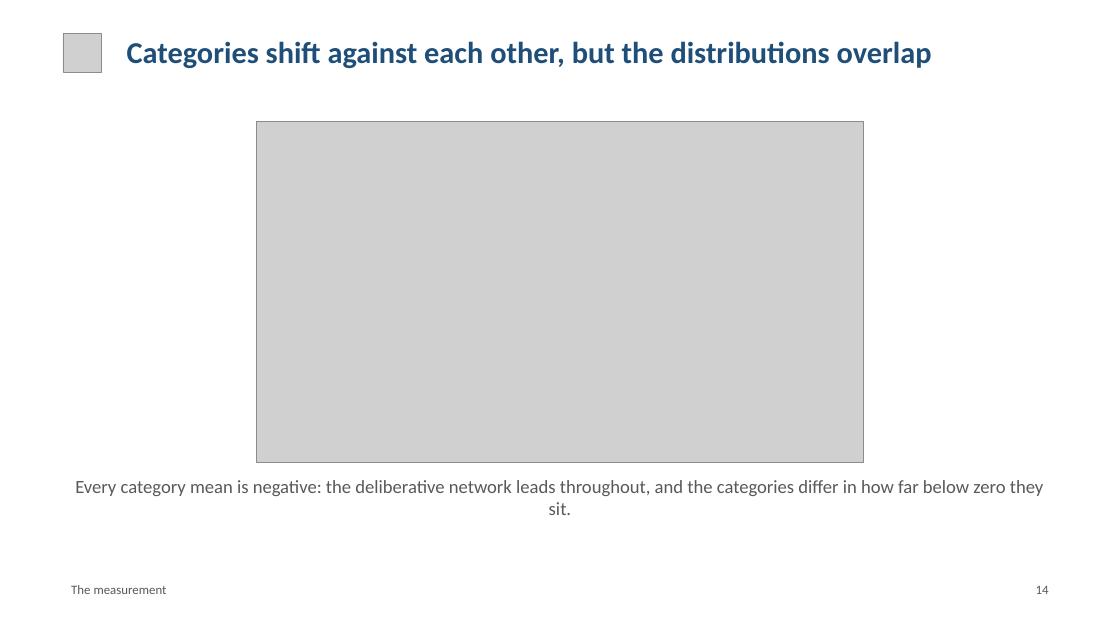
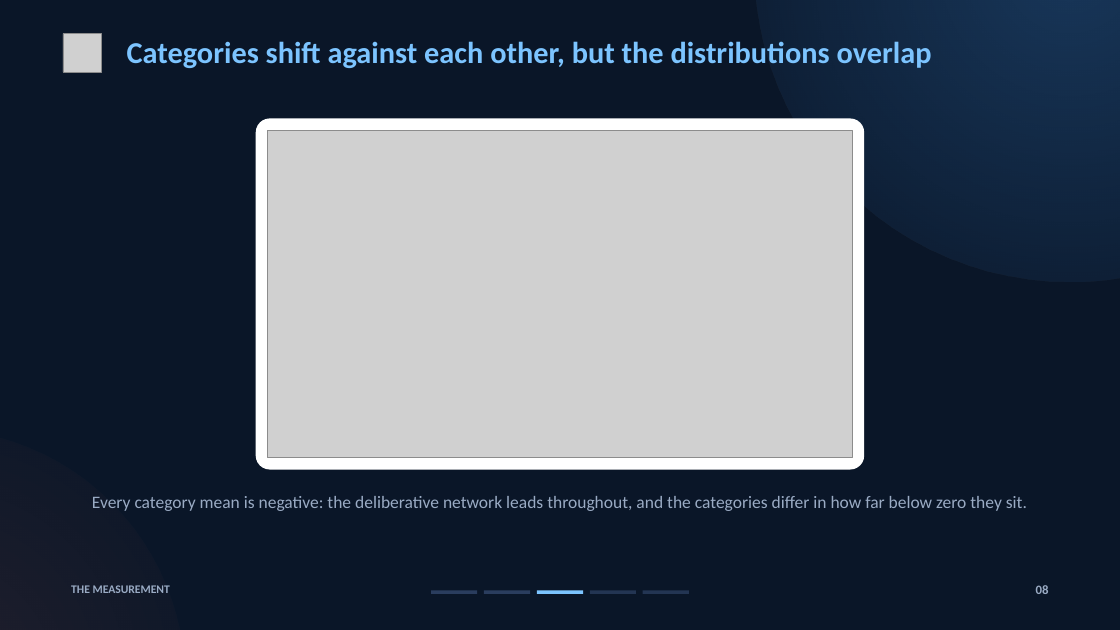
Before and after one commit to brn-mwai/monarch, a slide deck: slide 8 of docs/defence/Monarch_Defence.pptx (slide 14 before the commit). Drawn at 1120x630 pixels with LibreOffice and Linux fonts; fonts in the diff are those of the drawing; grey boxes stand for pictures. Boxes give left, top, right and bottom in pixels: in the first picture for what was removed or moved away, otherwise in the second. Text is boxed around its words. In the diff, an @@ line names an element or a change of style, - is before the commit and + after.

Commit message:
Restyle the defence deck dark and cut it to 15 slides
Dark navy theme with section progress, spin-lattice title, stat tiles,
to-scale bars for eta squared and effect sizes, and a reversal interval
chart. Figures sit on paper cards. Numbers unchanged.

```diff
--- a/docs/defence/Monarch_Defence.pptx
+++ b/docs/defence/Monarch_Defence.pptx
@@ background #FFFFFF to #0A1628 @@
@@ text "Categories shift against each other, ..." at [127, 41, 932, 68]: text colour #1F4E79 to #7CC4FF @@
@@ ellipse added at [755, 0, 1120, 281], fill gradient #3E8EDE @@
@@ rounded rectangle added at [255, 118, 864, 470], fill #FFFFFF @@
@@ picture: place and size @@
-picture at [256, 122, 864, 462]
+picture at [267, 130, 852, 458]
@@ ellipse added at [0, 429, 185, 630], fill gradient #FF7A59 @@
@@ text "Every category mean is negative: ...": place and size @@
-text "Every category mean is negative: ..." at [75, 480, 1044, 515]
+text "Every category mean is negative: ..." at [92, 496, 1027, 511]
@@ text "Every category mean is negative: ..." at [92, 496, 1027, 511]: size 16 to 15 pt, text colour #595959 to #9AABC4 @@
@@ text at [71, 585, 170, 593]: text changed; size 11 to 10 pt; text colour #595959 to #9AABC4; bold on @@
-The measurement
+THE MEASUREMENT
@@ rectangle added at [431, 591, 477, 594], fill #2A3D5E @@
@@ rectangle added at [484, 591, 530, 594], fill #2A3D5E @@
@@ rectangle added at [537, 591, 583, 594], fill #7CC4FF @@
@@ rectangle added at [590, 591, 636, 594], fill #2A3D5E at 80% opacity @@
@@ rectangle added at [643, 591, 689, 594], fill #2A3D5E at 80% opacity @@
@@ text at [1036, 585, 1049, 594]: text changed; text colour #595959 to #9AABC4; bold on @@
-14
+08
```
Also in this commit, not shown: 13 other slides changed, 1 slide added, 15 slides removed, 19 other files.
